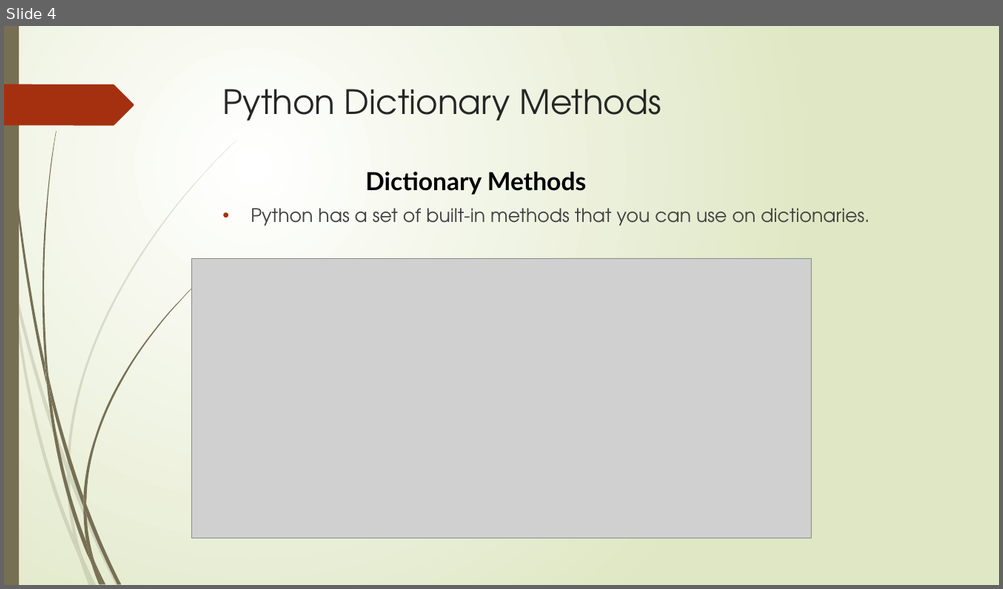
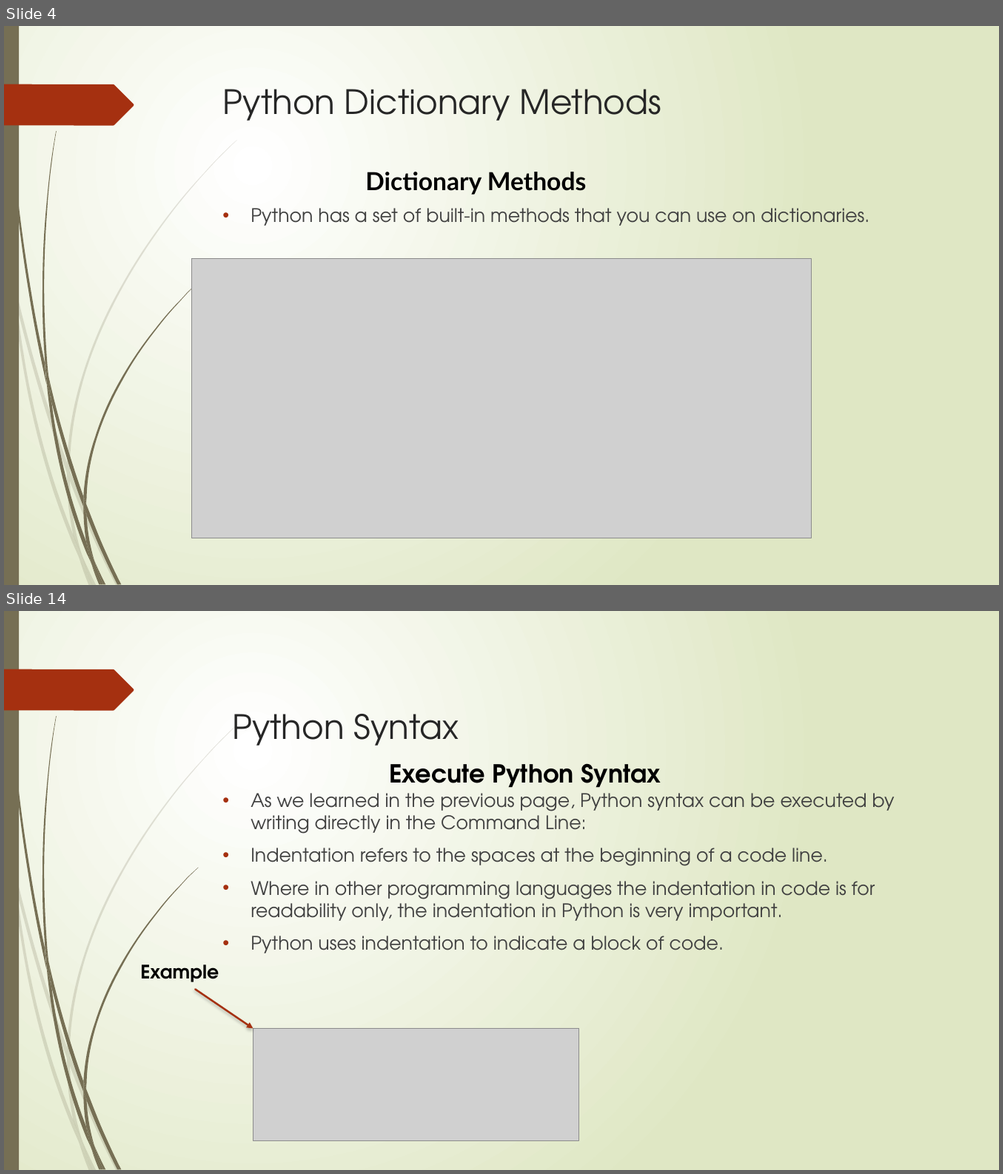
Before and after one commit to reesenacario/cs2022, a slide deck: 4110E240MyjournalinPython.pptx. Shown one above the other, each under a label of ours: slide 4 before the commit, slides 4 and 14 after it; the slides between them are not shown. The pictures are 1003x589 and 1003x1174 pixels, drawn with LibreOffice and Linux fonts; fonts in the diff are those of the drawing; grey boxes stand for pictures. Boxes give left, top, right and bottom in pixels: in the first picture for what was removed or moved away, otherwise in the second. Text is boxed around its words. In the diff, an @@ line names an element or a change of style, - is before the commit and + after.

```diff
--- a/4110E240MyjournalinPython.pptx
+++ b/4110E240MyjournalinPython.pptx
@@ slide 14 added at [4, 611, 999, 1170], background gradient #FFFFFF to #DFE8C4; not listed: 24 template elements that a slide beside it also shows @@
@@ title added at [232, 714, 458, 746], 32.4 pt, text #262626 @@
+Python Syntax
@@ text added at [389, 763, 660, 794], 24 pt, text #000000, bold @@
+Execute Python Syntax
@@ text added at [250, 793, 894, 954], 18 pt, text #404040 @@
+• As we learned in the previous page, Python syntax can be executed by writing directly in the Command Line:
+• Indentation refers to the spaces at the beginning of a code line.
+• Where in other programming languages the indentation in code is for readability only, the indentation in Python is very important.
+• Python uses indentation to indicate a block of code.
@@ text added at [140, 965, 219, 982], 18 pt, text #000000, bold @@
+Example
@@ arrow added from (195, 989) to (253, 1029), #A53010 1.75 pt @@
@@ picture added at [253, 1029, 579, 1142] @@
```
Also in this commit, not shown: 8 slides changed, 88 other slides added, 1 slide removed.
